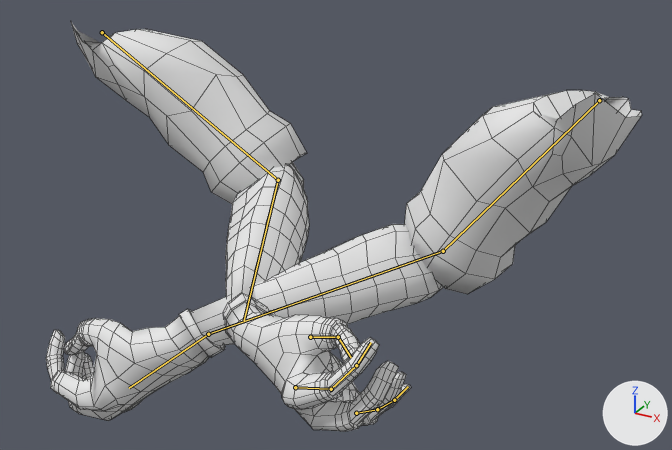
The FBX model Assets/_RPG/Models/FpsArms/FpsArms.fbx as it was, and as the next commit left it.
Both versions are drawn from a 50 mm camera at (2.09, -3.82, 1.24) aimed at (0.25, -0.48, -0.43). Every picture has the same lights, and +X, +Y and +Z are marked at lower right. Both versions are drawn at frame 20 of the action 'Armature.001|HitOneHanded'; the numbers are the values there. The bones that change are drawn over the model as lines. Mesh edges are drawn as thin lines.

Names of what the first picture shows: 'arm'.
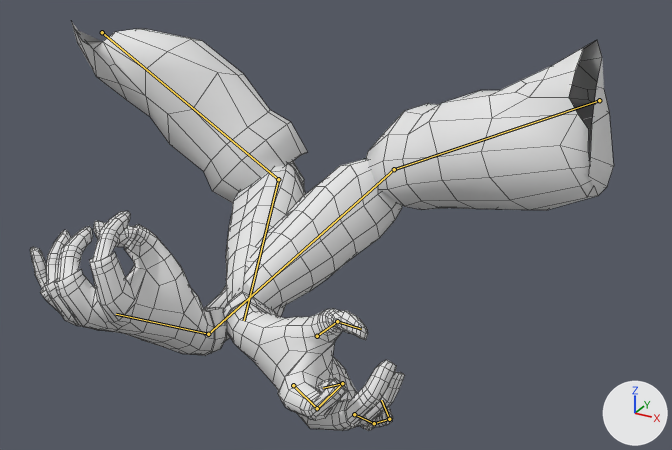
What differs and where, as boxes [x1, y1, x2, y2] in the pictures (672 x 450 px):
```json
{"object": "arm", "change": "posed", "before": [46, 22, 642, 431], "after": [30, 21, 614, 431]}
{"bone": "Bone_L.001", "before": "(102, 32) to (278, 180)", "after": "(102, 32) to (278, 179)"}
{"bone": "Bone_L.002", "before": "(278, 180) to (244, 320)", "after": "(278, 179) to (244, 320)"}
{"bone": "Bone_L.005", "before": "(356, 413) to (377, 409)", "after": "(354, 414) to (374, 423)"}
{"bone": "Bone_L.006", "before": "(377, 409) to (394, 400)", "after": "(374, 423) to (389, 419)"}
{"bone": "Bone_L.007", "before": "(394, 400) to (408, 386)", "after": "(389, 419) to (381, 400)"}
{"bone": "Bone_L.017", "before": "(295, 387) to (331, 389)", "after": "(293, 385) to (317, 408)"}
{"bone": "Bone_L.018", "before": "(331, 389) to (356, 365)", "after": "(317, 408) to (342, 383)"}
{"bone": "Bone_L.019", "before": "(356, 365) to (371, 342)", "after": "(342, 383) to (323, 388)"}
{"bone": "Bone_L.021", "before": "(310, 337) to (338, 337)", "after": "(317, 336) to (337, 321)"}
{"bone": "Bone_L.022", "before": "(338, 337) to (351, 357)", "after": "(337, 321) to (361, 329)"}
{"bone": "Bone_R.001", "before": "(599, 100) to (443, 251)", "after": "(599, 100) to (394, 169)"}
{"bone": "Bone_R.002", "before": "(443, 251) to (208, 334)", "after": "(394, 169) to (208, 334)"}
{"bone": "Bone_R.003", "before": "(208, 334) to (129, 388)", "after": "(208, 334) to (116, 314)"}
```

The change, as JSON lines over the scene's bpy script:
```json
{"block": "bone_bone_l_001", "where": "bone_bone_l_001 = bpy.data.objects['Armature.001'].pose.bones['Bone_L.001']  # child of 'Bone_L'"}
{"op": "set", "path": "bone_bone_l_001.rotation_quaternion", "old": "(0.369, -0.868, -0.219, 0.249)", "new": "(0.363, -0.865, -0.225, 0.264)", "note": "degrees (-129, 16, 36) -> degrees (-129, 17, 37)"}
{"block": "bone_bone_l_002", "where": "bone_bone_l_002 = bpy.data.objects['Armature.001'].pose.bones['Bone_L.002']  # child of 'Bone_L.001'"}
{"op": "set", "path": "bone_bone_l_002.rotation_quaternion", "old": "(0.766, 0.191, 0.178, 0.587)", "new": "(0.767, 0.212, 0.181, 0.578)", "note": "degrees (30, 3, 76) -> degrees (32, 2, 75)"}
{"block": "bone_bone_l_005", "where": "bone_bone_l_005 = bpy.data.objects['Armature.001'].pose.bones['Bone_L.005']  # child of 'Bone_L.004'"}
{"op": "set", "path": "bone_bone_l_005.rotation_quaternion", "old": "(0.982, -0.171, -0.051, 0.061)", "new": "(0.993, 0.088, -0.033, 0.072)", "note": "degrees (-20, -5, 8) -> degrees (10, -5, 8)"}
{"block": "bone_bone_l_006", "where": "bone_bone_l_006 = bpy.data.objects['Armature.001'].pose.bones['Bone_L.006']  # child of 'Bone_L.005'"}
{"op": "set", "path": "bone_bone_l_006.rotation_quaternion", "old": "(0.982, -0.171, -0.051, 0.061)", "new": "(0.939, -0.273, -0.04, 0.203)", "note": "degrees (-20, -5, 8) -> degrees (-32, 2, 24)"}
{"block": "bone_bone_l_007", "where": "bone_bone_l_007 = bpy.data.objects['Armature.001'].pose.bones['Bone_L.007']  # child of 'Bone_L.006'"}
{"op": "set", "path": "bone_bone_l_007.rotation_quaternion", "old": "(0.982, -0.171, -0.051, 0.061)", "new": "(0.625, -0.728, 0.03, 0.282)", "note": "degrees (-20, -5, 8) -> degrees (-94, 27, 20)"}
{"block": "bone_bone_l_017", "where": "bone_bone_l_017 = bpy.data.objects['Armature.001'].pose.bones['Bone_L.017']  # child of 'Bone_L.016'"}
{"op": "set", "path": "bone_bone_l_017.rotation_quaternion", "old": "(0.967, -0.252, -0.032, 0.024)", "new": "(0.999, -0.019, -0.037, 0.007)", "note": "degrees (-29, -3, 4) -> degrees (-2, -4, 1)"}
{"block": "bone_bone_l_018", "where": "bone_bone_l_018 = bpy.data.objects['Armature.001'].pose.bones['Bone_L.018']  # child of 'Bone_L.017'"}
{"op": "set", "path": "bone_bone_l_018.rotation_quaternion", "old": "(0.967, -0.252, -0.032, 0.024)", "new": "(0.859, -0.509, -0.01, 0.052)", "note": "degrees (-29, -3, 4) -> degrees (-61, 2, 6)"}
{"block": "bone_bone_l_019", "where": "bone_bone_l_019 = bpy.data.objects['Armature.001'].pose.bones['Bone_L.019']  # child of 'Bone_L.018'"}
{"op": "set", "path": "bone_bone_l_019.rotation_quaternion", "old": "(0.967, -0.252, -0.032, 0.024)", "new": "(-0.263, 0.963, -0.053, -0.037)", "note": "degrees (-29, -3, 4) -> degrees (-150, 6, -5)"}
{"block": "bone_bone_l_021", "where": "bone_bone_l_021 = bpy.data.objects['Armature.001'].pose.bones['Bone_L.021']  # child of 'Bone_L.020'"}
{"op": "set", "path": "bone_bone_l_021.rotation_quaternion", "old": "(0.994, -0.038, 0.085, -0.057)", "new": "(0.893, -0.142, 0.357, 0.234)", "note": "degrees (-5, 10, -7) -> degrees (-7, 45, 27)"}
{"block": "bone_bone_l_022", "where": "bone_bone_l_022 = bpy.data.objects['Armature.001'].pose.bones['Bone_L.022']  # child of 'Bone_L.021'"}
{"op": "set", "path": "bone_bone_l_022.rotation_quaternion", "old": "(0.889, 0.381, 0.243, 0.076)", "new": "(0.741, 0.241, 0.597, 0.191)", "note": "degrees (50, 22, 20) -> degrees (74, 52, 69)"}
{"block": "bone_bone_r_001", "where": "bone_bone_r_001 = bpy.data.objects['Armature.001'].pose.bones['Bone_R.001']  # child of 'Bone_R'"}
{"op": "set", "path": "bone_bone_r_001.rotation_quaternion", "old": "(0.481, -0.868, 0.098, -0.071)", "new": "(-0.089, 0.121, 0.299, -0.942)", "note": "degrees (-122, -2, -14) -> degrees (-36, 10, 166)"}
{"block": "bone_bone_r_002", "where": "bone_bone_r_002 = bpy.data.objects['Armature.001'].pose.bones['Bone_R.002']  # child of 'Bone_R.001'"}
{"op": "set", "path": "bone_bone_r_002.rotation_quaternion", "old": "(0.783, -0.076, -0.051, -0.615)", "new": "(-0.108, 0.619, -0.724, 0.285)", "note": "degrees (-3, -10, -76) -> degrees (-146, -11, -102)"}
{"block": "bone_bone_r_003", "where": "bone_bone_r_003 = bpy.data.objects['Armature.001'].pose.bones['Bone_R.003']  # child of 'Bone_R.002'"}
{"op": "set", "path": "bone_bone_r_003.rotation_quaternion", "old": "(0.925, 0.085, -0.028, 0.37)", "new": "(0.924, -0.326, -0.024, -0.196)", "note": "degrees (8, -7, 43) -> degrees (-37, -10, -21)"}
```
